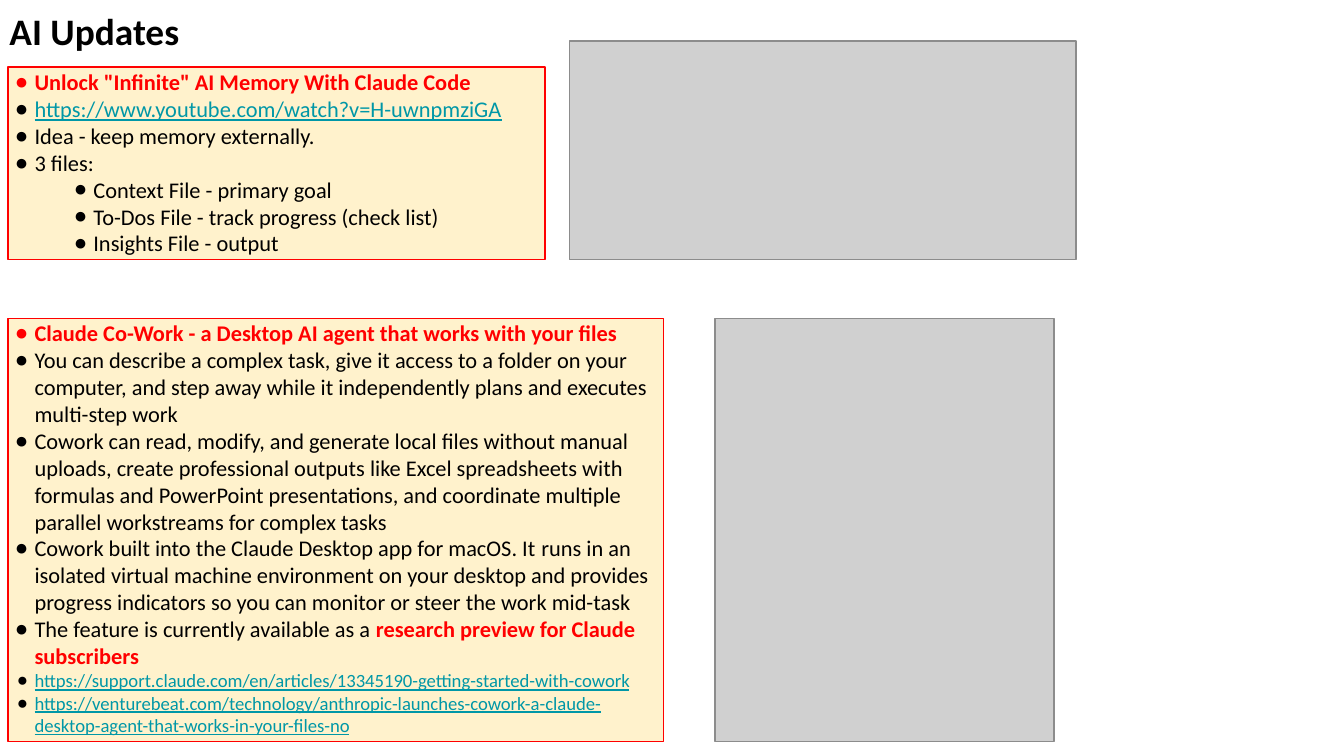
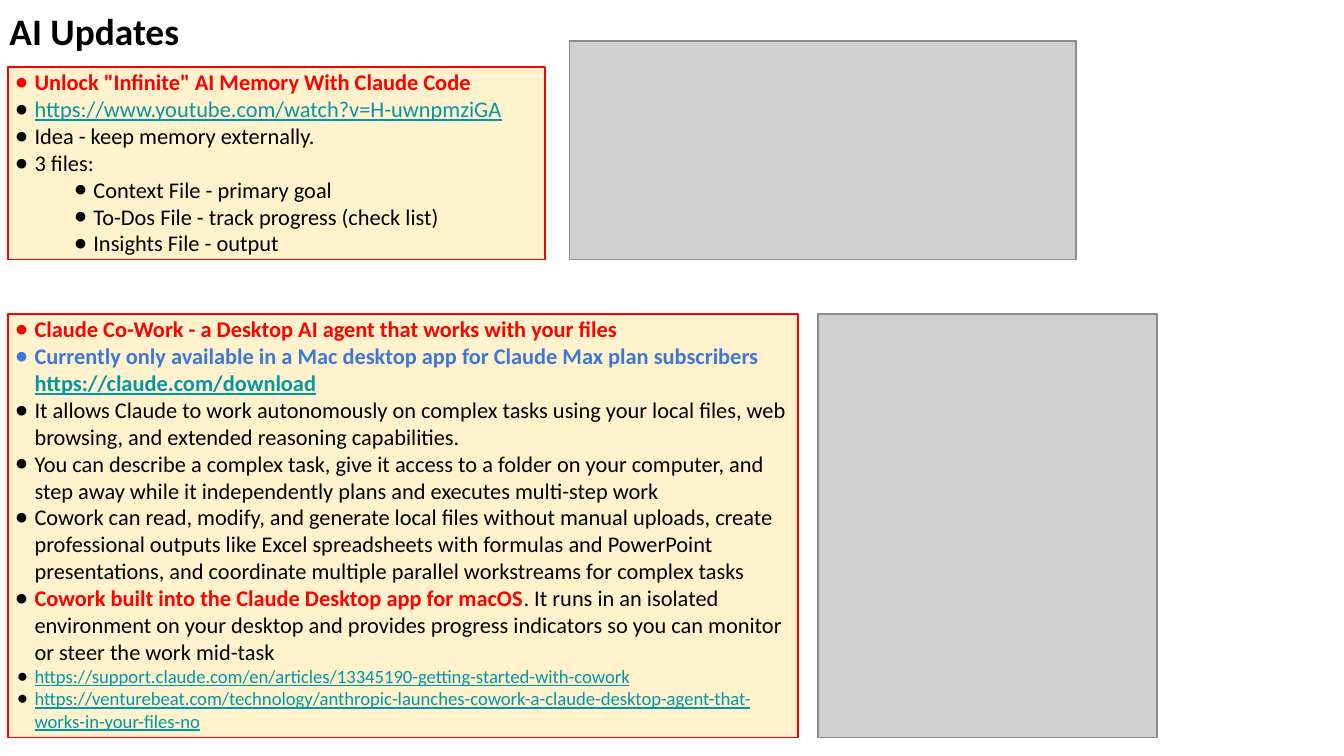
Before and after one commit to lselector/seminar, a slide deck: slide 18 of 2026/2026-01-16-AI-Updates.pptx. Drawn at 1344x756 pixels with LibreOffice and Linux fonts; fonts in the diff are those of the drawing; grey boxes stand for pictures. Boxes give left, top, right and bottom in pixels: in the first picture for what was removed or moved away, otherwise in the second. Text is boxed around its words. In the diff, an @@ line names an element or a change of style, - is before the commit and + after.

```diff
--- a/2026/2026-01-16-AI-Updates.pptx
+++ b/2026/2026-01-16-AI-Updates.pptx
@@ rectangle "Claude Co-Work - a Desktop ...": place and size @@
-rectangle "Claude Co-Work - a Desktop ..." at [8,319,664,742]
+rectangle "Claude Co-Work - a Desktop ..." at [8,314,798,738]
@@ picture: place and size @@
-picture at [715,319,1054,742]
+picture at [818,314,1157,738]
@@ text in rectangle at [35,348,786,449]: paragraphs added @@
+● Currently only available in a Mac desktop app for Claude Max plan subscribers
+  https://claude.com/download
+● It allows Claude to work autonomously on complex tasks using your local files, web browsing, and extended reasoning capabilities.
@@ text in rectangle at [35,590,781,660]: text changed @@
-● Cowork built into the Claude Desktop app for macOS. It runs in an isolated virtual machine environment on your desktop and provides progress indicators so you can monitor or steer the work mid-task
-● The feature is currently available as a research preview for Claude subscribers
+● Cowork built into the Claude Desktop app for macOS. It runs in an isolated environment on your desktop and provides progress indicators so you can monitor or steer the work mid-task
```
Also in this commit, not shown: 7 other slides changed, 4 slides added.
